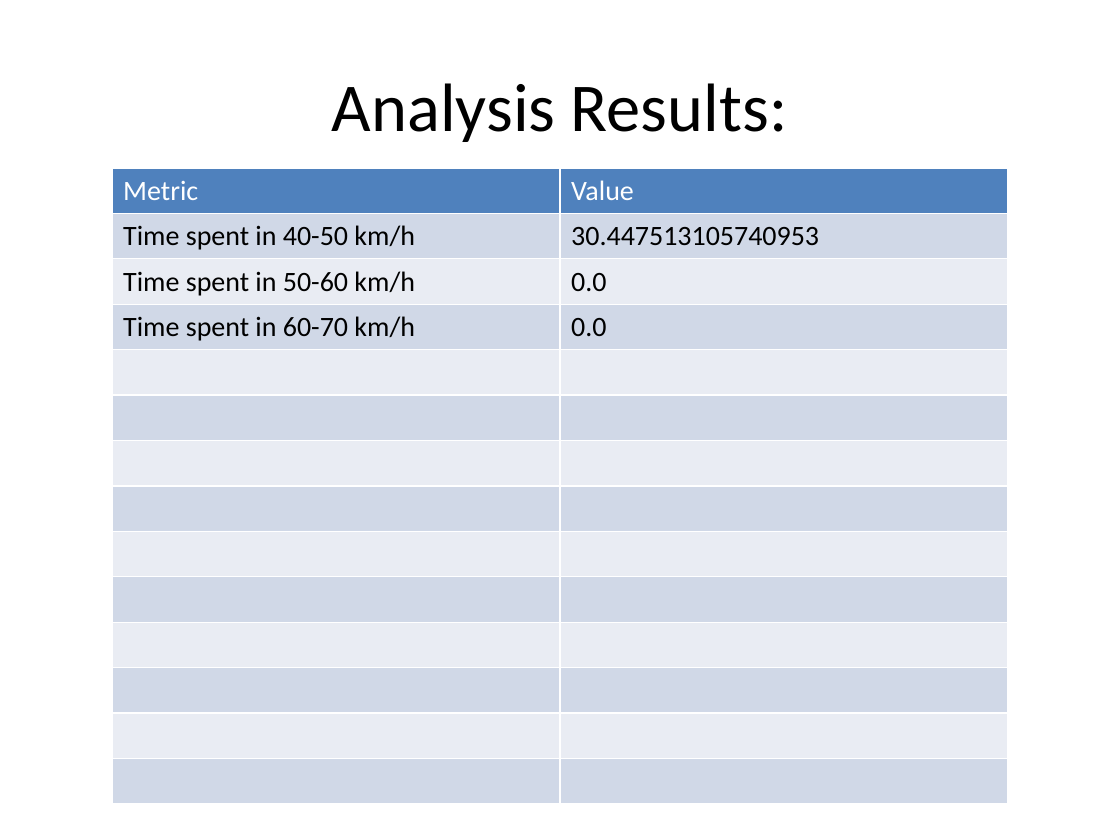
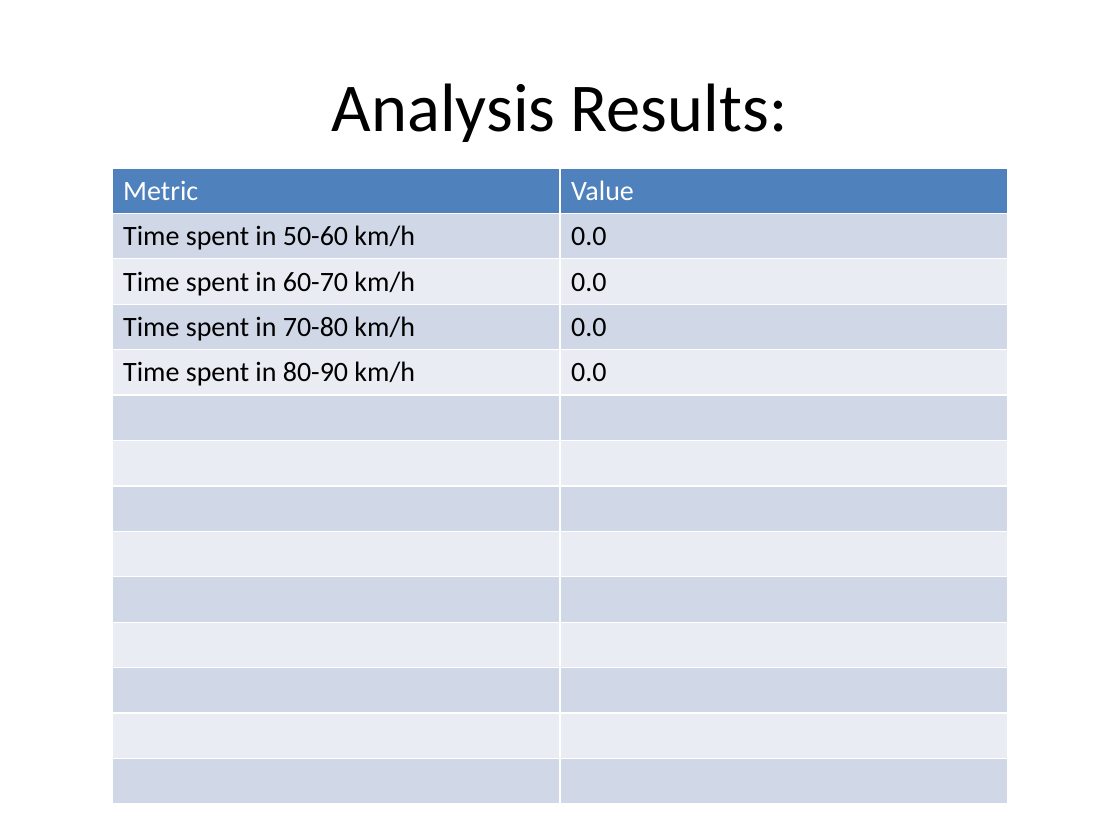
Before and after one commit to annmonrajijames/Automationdashboard, a slide deck: slide 5 of Automationdashboard/MAIN_FOLDER/Automation_Dashboard_Batterywise/V4/D11_03_2024/B3_B03_13.15_15.30/analysis_B3_B03_13.15_15.30.pptx. Drawn at 1120x840 pixels with LibreOffice and Linux fonts; fonts in the diff are those of the drawing. Boxes give left, top, right and bottom in pixels: in the first picture for what was removed or moved away, otherwise in the second. Text is boxed around its words. In the diff, an @@ line names an element or a change of style, - is before the commit and + after.

```diff
--- a/Automationdashboard/MAIN_FOLDER/Automation_Dashboard_Batterywise/V4/D11_03_2024/B3_B03_13.15_15.30/analysis_B3_B03_13.15_15.30.pptx
+++ b/Automationdashboard/MAIN_FOLDER/Automation_Dashboard_Batterywise/V4/D11_03_2024/B3_B03_13.15_15.30/analysis_B3_B03_13.15_15.30.pptx
@@ table at box(112, 168, 1008, 728) @@
-row 2: Time spent in 40-50 km/h | 30.447513105740953
+row 4: Time spent in 70-80 km/h | 0.0
+row 5: Time spent in 80-90 km/h | 0.0
-row 14:  | 
```
Also in this commit, not shown: 3 other slides changed, 25 other files.
